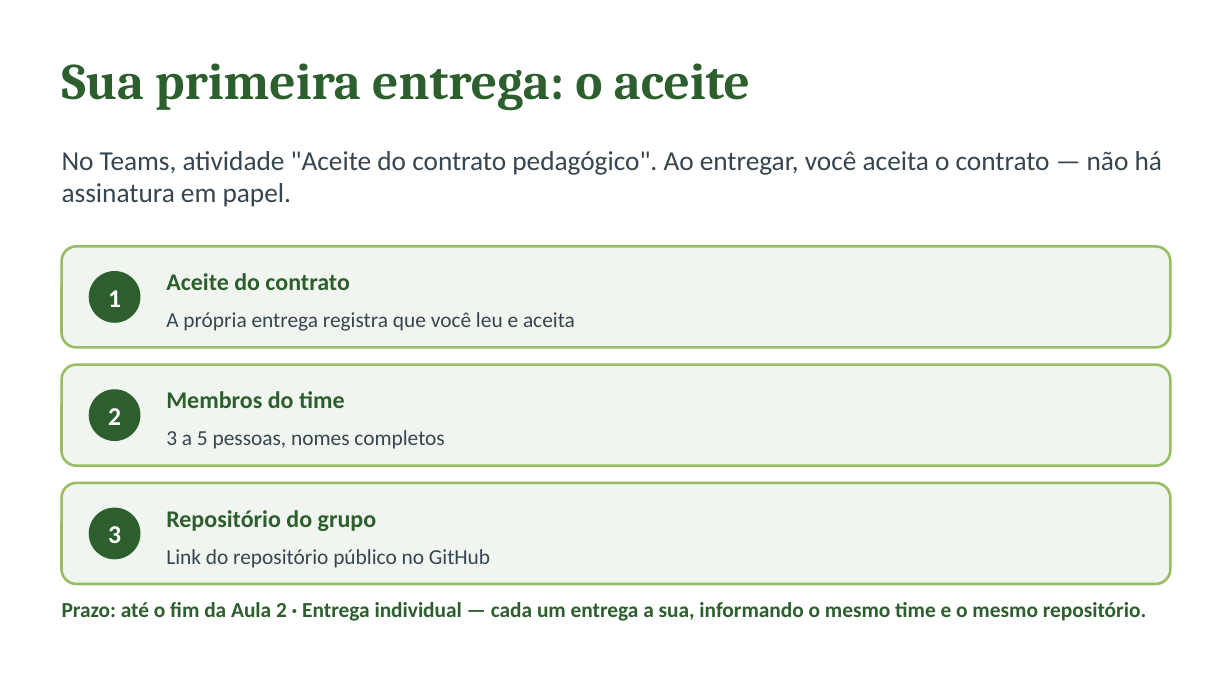
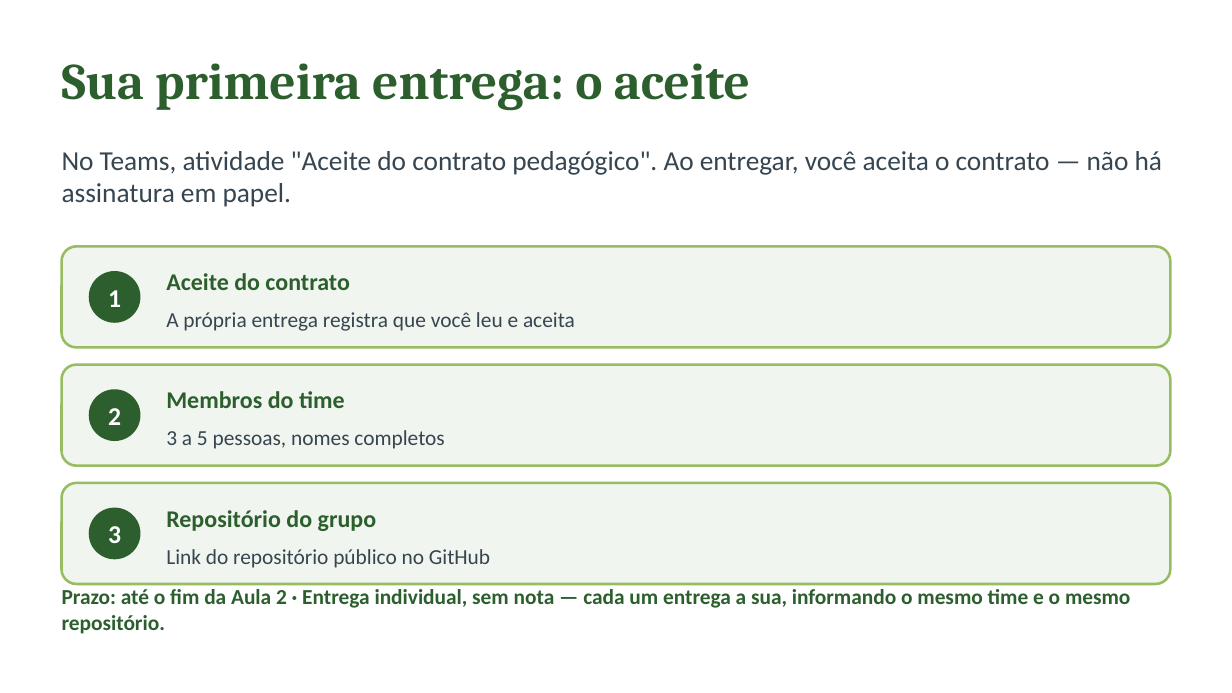
Before and after one commit to CatolicaSC-EngSoft/g1126-analise-projeto-desenvolvimento-agil-alunos, a slide deck: slide 16 of slides/aula-01-abertura-papel-da-analise.pptx (slide 15 before the commit). Drawn at 1232x693 pixels with LibreOffice and Linux fonts; fonts in the diff are those of the drawing. Boxes give left, top, right and bottom in pixels: in the first picture for what was removed or moved away, otherwise in the second. Text is boxed around its words. In the diff, an @@ line names an element or a change of style, - is before the commit and + after.

```diff
--- a/slides/aula-01-abertura-papel-da-analise.pptx
+++ b/slides/aula-01-abertura-papel-da-analise.pptx
@@ text at (62, 589, 1130, 634): text changed @@
-Prazo: até o fim da Aula 2 · Entrega individual — cada um entrega a sua, informando o mesmo time e o mesmo repositório.
+Prazo: até o fim da Aula 2 · Entrega individual, sem nota — cada um entrega a sua, informando o mesmo time e o mesmo repositório.
```
Also in this commit, not shown: 4 other slides changed, 1 slide added, 19 other files.
